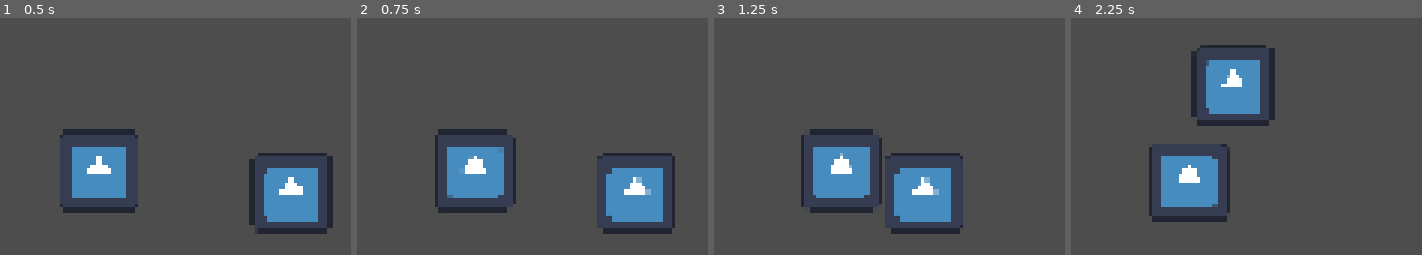
Above: before the commit, frames 1-4 (left to right).
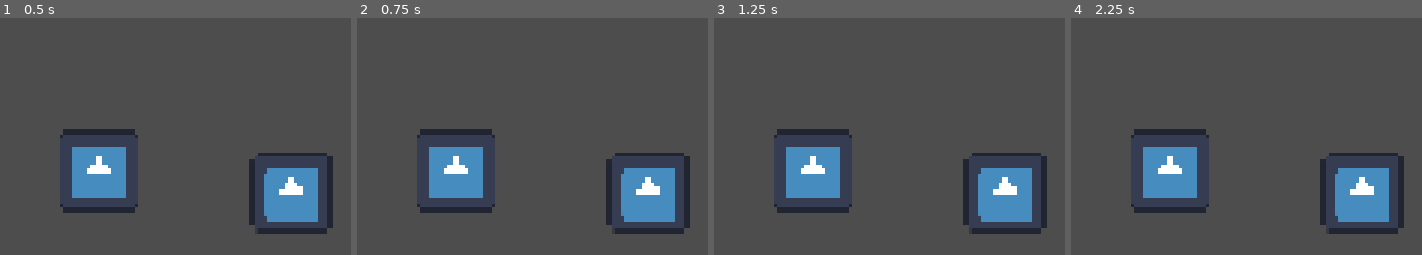
Above: after the commit, the same moments.

Repository: Oncomito/BBArsenal
Game: Godot game, scene res://scenes/main/test.tscn
Same seed, same stepped clock (60 frames per second), same inputs: the game is played once before the commit and once after it. The engine's default icon, where the game draws it, is replaced by a stand-in: a white triangle on a blue panel in a dark square.
Inputs:
- Up to frame 1 (0.5 s): no input
- Up to frame 2 (0.75 s): tap Enter at 0.5 s; hold Right (ui_right) from 0.53 s (still down)
- Up to frame 3 (1.25 s): keep holding Right (ui_right)
- Up to frame 4 (2.25 s): release Right (ui_right) at 1.28 s; hold Down (ui_down) 1.28-2.03 s; hold Right (ui_right) from 2.03 s (still down)

Frame 1 is identical in both runs. In frame 2, 7.0% of the frame differs, in the area x 17-95%, y 46-92%; in frame 3, 15%; in frame 4, 16%, in the area x 17-95%, y 11-92%.

Commit message:
deleting unused file

Diff:
--- a/project.godot
+++ b/project.godot
@@ -15,10 +15,38 @@
 config/features=PackedStringArray("4.7", "GL Compatibility")
 config/icon="res://icon.svg"
 
+[autoload]
+
+GameManager="*uid://b1ob117q78v87"
+AudioManager="*uid://1qhywl3ams5k"
+
 [display]
 
 window/stretch/mode="canvas_items"
 window/stretch/aspect="expand"
+
+[input]
+
+up={
+"deadzone": 0.2,
+"events": [Object(InputEventKey,"resource_local_to_scene":false,"resource_name":"","device":-1,"window_id":0,"alt_pressed":false,"shift_pressed":false,"ctrl_pressed":false,"meta_pressed":false,"pressed":false,"keycode":0,"physical_keycode":87,"key_label":0,"unicode":119,"location":0,"echo":false,"script":null)
+]
+}
+left={
+"deadzone": 0.2,
+"events": [Object(InputEventKey,"resource_local_to_scene":false,"resource_name":"","device":-1,"window_id":0,"alt_pressed":false,"shift_pressed":false,"ctrl_pressed":false,"meta_pressed":false,"pressed":false,"keycode":0,"physical_keycode":65,"key_label":0,"unicode":97,"location":0,"echo":false,"script":null)
+]
+}
+down={
+"deadzone": 0.2,
+"events": [Object(InputEventKey,"resource_local_to_scene":false,"resource_name":"","device":-1,"window_id":0,"alt_pressed":false,"shift_pressed":false,"ctrl_pressed":false,"meta_pressed":false,"pressed":false,"keycode":0,"physical_keycode":83,"key_label":0,"unicode":115,"location":0,"echo":false,"script":null)
+]
+}
+right={
+"deadzone": 0.2,
+"events": [Object(InputEventKey,"resource_local_to_scene":false,"resource_name":"","device":-1,"window_id":0,"alt_pressed":false,"shift_pressed":false,"ctrl_pressed":false,"meta_pressed":false,"pressed":false,"keycode":0,"physical_keycode":68,"key_label":0,"unicode":100,"location":0,"echo":false,"script":null)
+]
+}
 
 [physics]
 
--- a/scenes/player/player.gd
+++ b/scenes/player/player.gd
@@ -4,7 +4,7 @@
 
 func _physics_process(delta: float) -> void:
 	var input_direction := Input.get_vector(
-		"ui_left", "ui_right", "ui_up", "ui_down"
+		"left", "right", "up", "down"
 	)
 	velocity = input_direction * speed
 	move_and_slide()
--- /dev/null
+++ b/scenes/ui/pause_menu.tscn
@@ -0,0 +1,56 @@
+[gd_scene format=3 uid="uid://bksj36gmlk3m2"]
+
+[ext_resource type="FontFile" uid="uid://rj7dwdgpy2oc" path="res://assets/fonts/Sandra.ttf" id="1_rxvc7"]
+
+[sub_resource type="FontVariation" id="FontVariation_jcdy3"]
+base_font = ExtResource("1_rxvc7")
+
+[node name="PauseMenu" type="Control" unique_id=1317546458]
+texture_filter = 3
+layout_mode = 3
+anchors_preset = 15
+anchor_right = 1.0
+anchor_bottom = 1.0
+grow_horizontal = 2
+grow_vertical = 2
+
+[node name="HBoxContainer" type="HBoxContainer" parent="." unique_id=639094250]
+layout_mode = 1
+anchors_preset = -1
+anchor_right = 1.0
+anchor_bottom = 0.88900006
+offset_left = -3.0
+offset_top = 71.0
+offset_right = -6.0
+offset_bottom = 70.92798
+alignment = 1
+
+[node name="VBoxContainer" type="VBoxContainer" parent="." unique_id=960341568]
+layout_mode = 0
+offset_left = 304.0
+offset_top = 10.0
+offset_right = 500.0
+offset_bottom = 226.0
+scale = Vector2(3, 3)
+alignment = 1
+
+[node name="Game" type="Label" parent="VBoxContainer" unique_id=546445225]
+layout_mode = 2
+theme_override_fonts/font = ExtResource("1_rxvc7")
+text = "Game"
+horizontal_alignment = 1
+
+[node name="Button" type="Button" parent="VBoxContainer" unique_id=419441130]
+layout_mode = 2
+theme_override_fonts/font = SubResource("FontVariation_jcdy3")
+text = "Start"
+
+[node name="Button2" type="Button" parent="VBoxContainer" unique_id=777538815]
+layout_mode = 2
+theme_override_fonts/font = ExtResource("1_rxvc7")
+text = "Settings"
+
+[node name="Button3" type="Button" parent="VBoxContainer" unique_id=260376871]
+layout_mode = 2
+theme_override_fonts/font = ExtResource("1_rxvc7")
+text = "exits"
Binary file added: assets/fonts/Sandra.ttf
Not shown, added: assets/fonts/Sandra.ttf.import
Empty file removed: scenes/enemies/enemy_base.gd
Not shown, removed: scenes/enemies/enemy_base.gd.uid
Empty file removed: scenes/enemies/enemy_base.tscn
Empty file removed: scenes/levels/level_01.tscn
Empty file removed: scenes/levels/level_02.tscn
Empty file removed: scripts/components/health_component.gd
Not shown, removed: scripts/components/health_component.gd.uid
